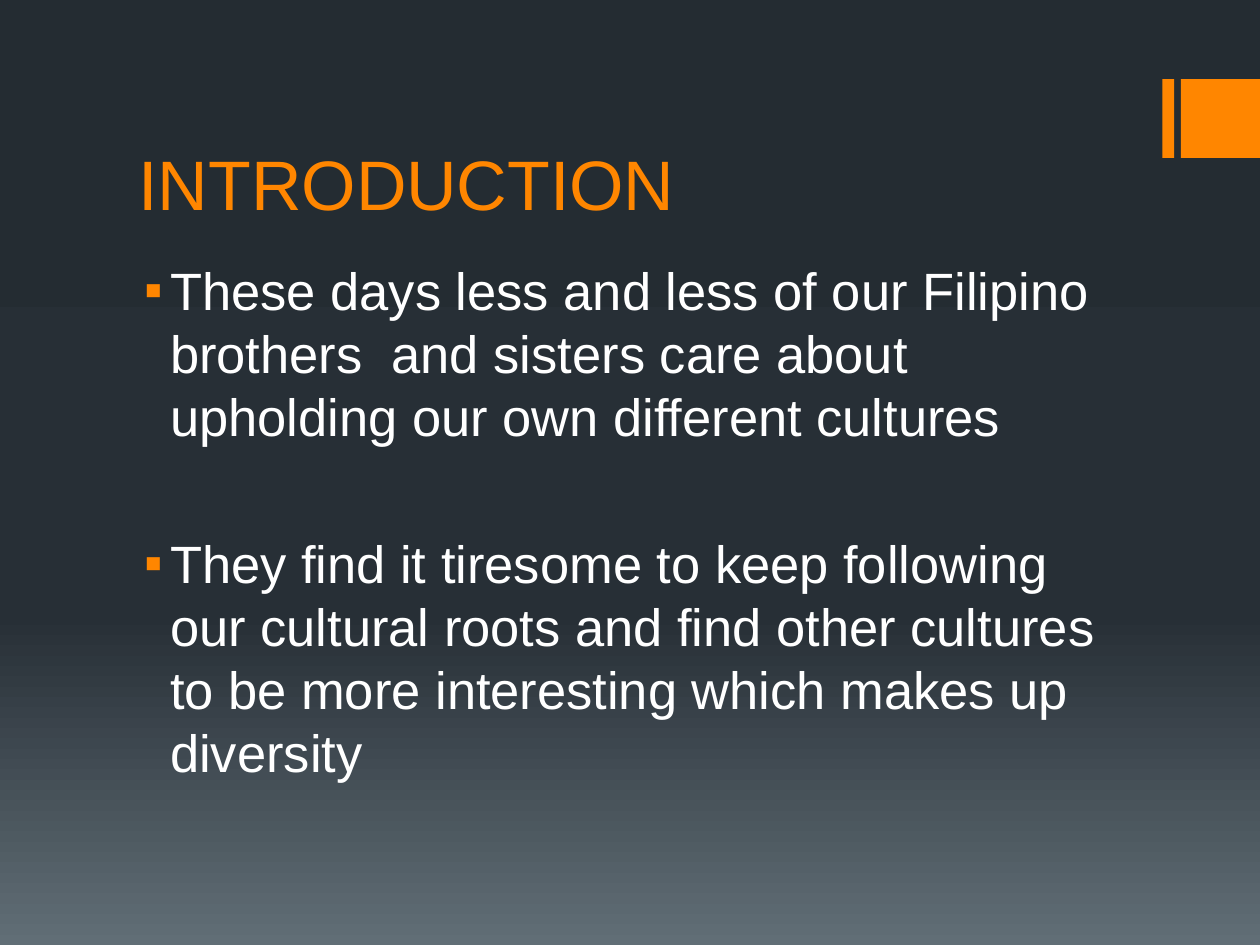
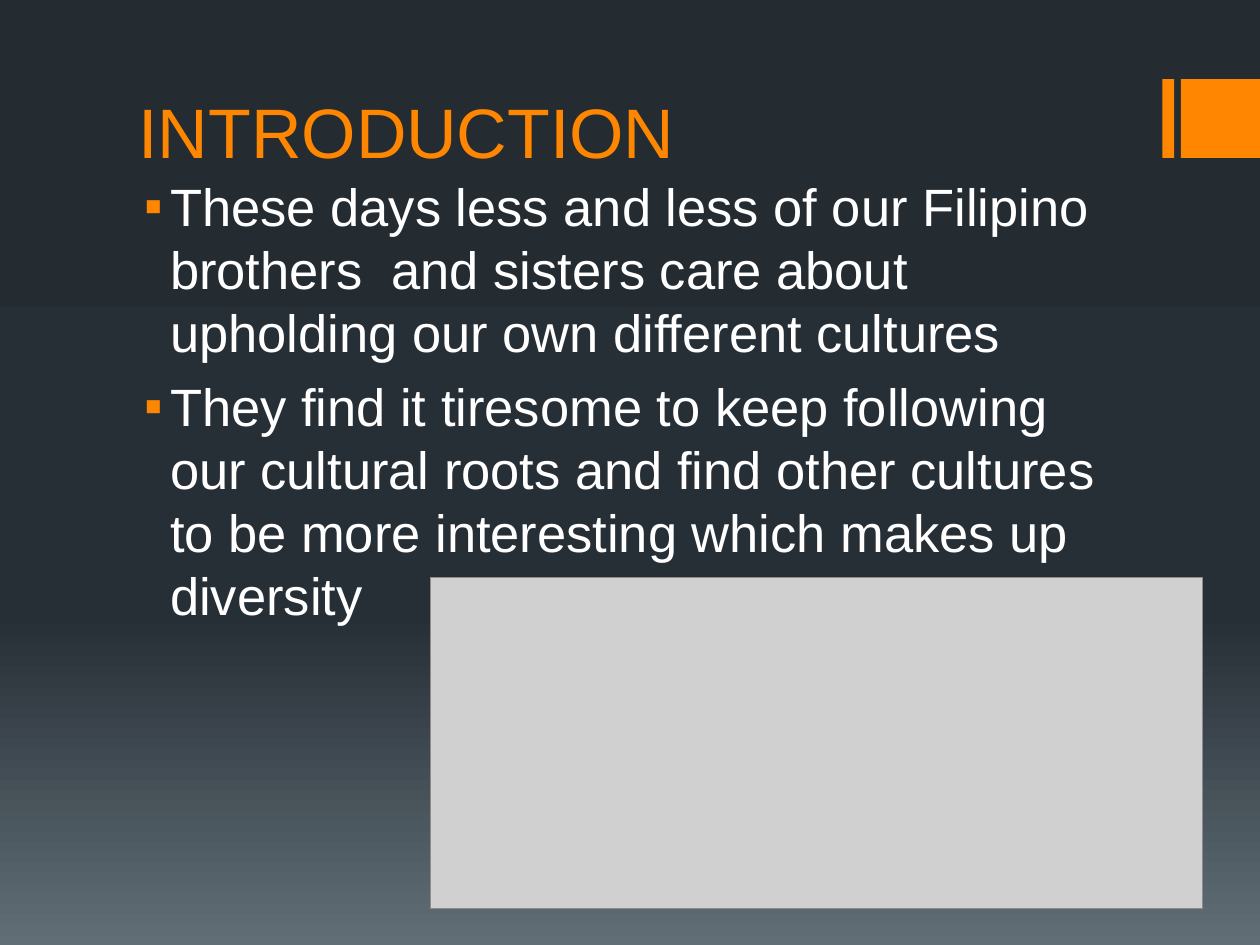
Before and after one commit to bluehacks2018/young-griffins, a slide deck: slide 2 of #CULTURANGPILIPINAS.pptx. Drawn at 1260x945 pixels with LibreOffice and Linux fonts; fonts in the diff are those of the drawing; grey boxes stand for pictures. Boxes give left, top, right and bottom in pixels: in the first picture for what was removed or moved away, otherwise in the second. Text is boxed around its words. In the diff, an @@ line names an element or a change of style, - is before the commit and + after.

Commit message:
ppt

```diff
--- a/#CULTURANGPILIPINAS.pptx
+++ b/#CULTURANGPILIPINAS.pptx
@@ title "INTRODUCTION": place and size @@
-title "INTRODUCTION" at [139,161,675,211]
+title "INTRODUCTION" at [139,109,675,159]
@@ text "These days less and less ..." rewrapped from [170,272,1095,783] to [170,188,1095,626] @@
@@ picture added at [431,577,1202,907] @@
```
Also in this commit, not shown: 1 other slide changed, 4 slides added.
